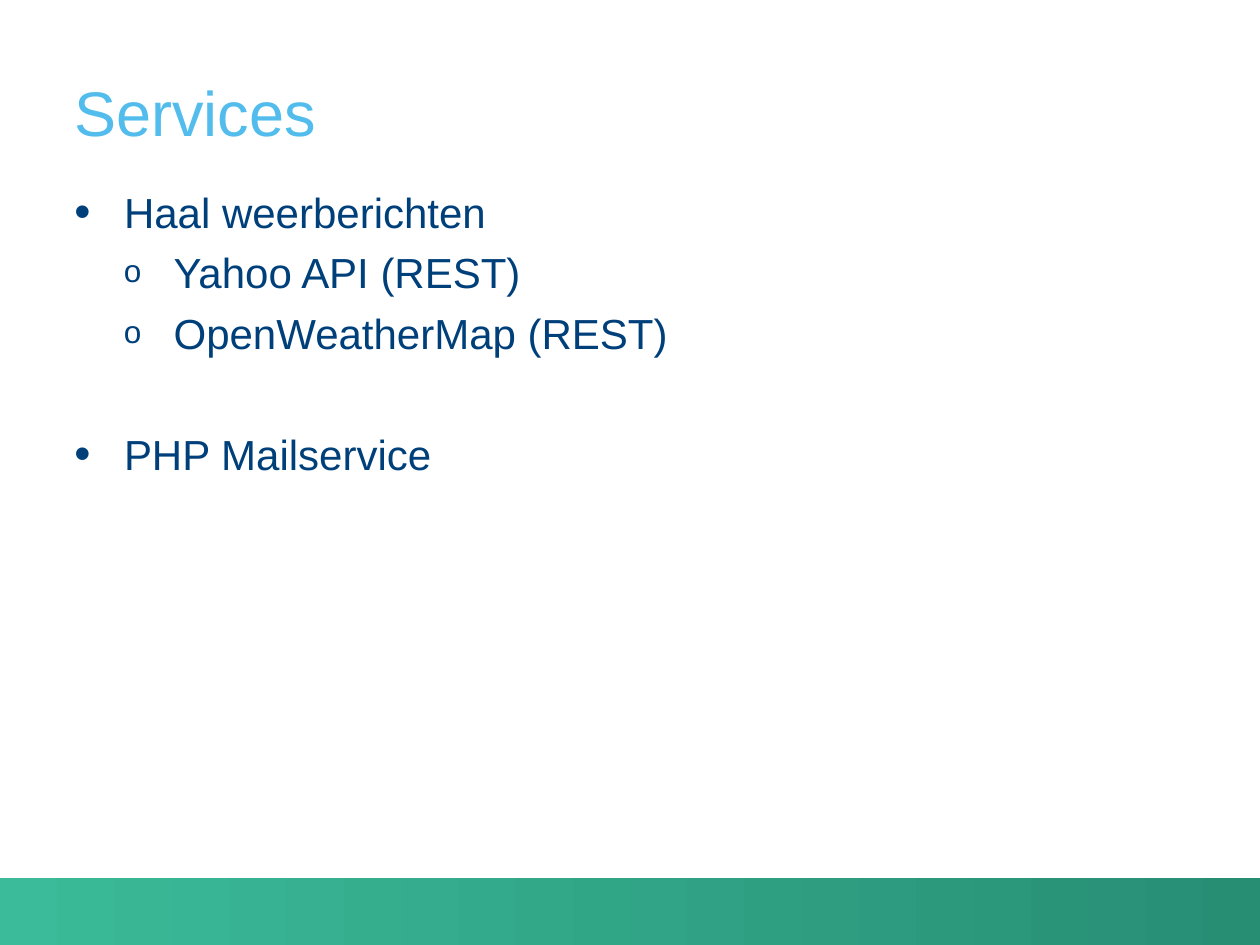
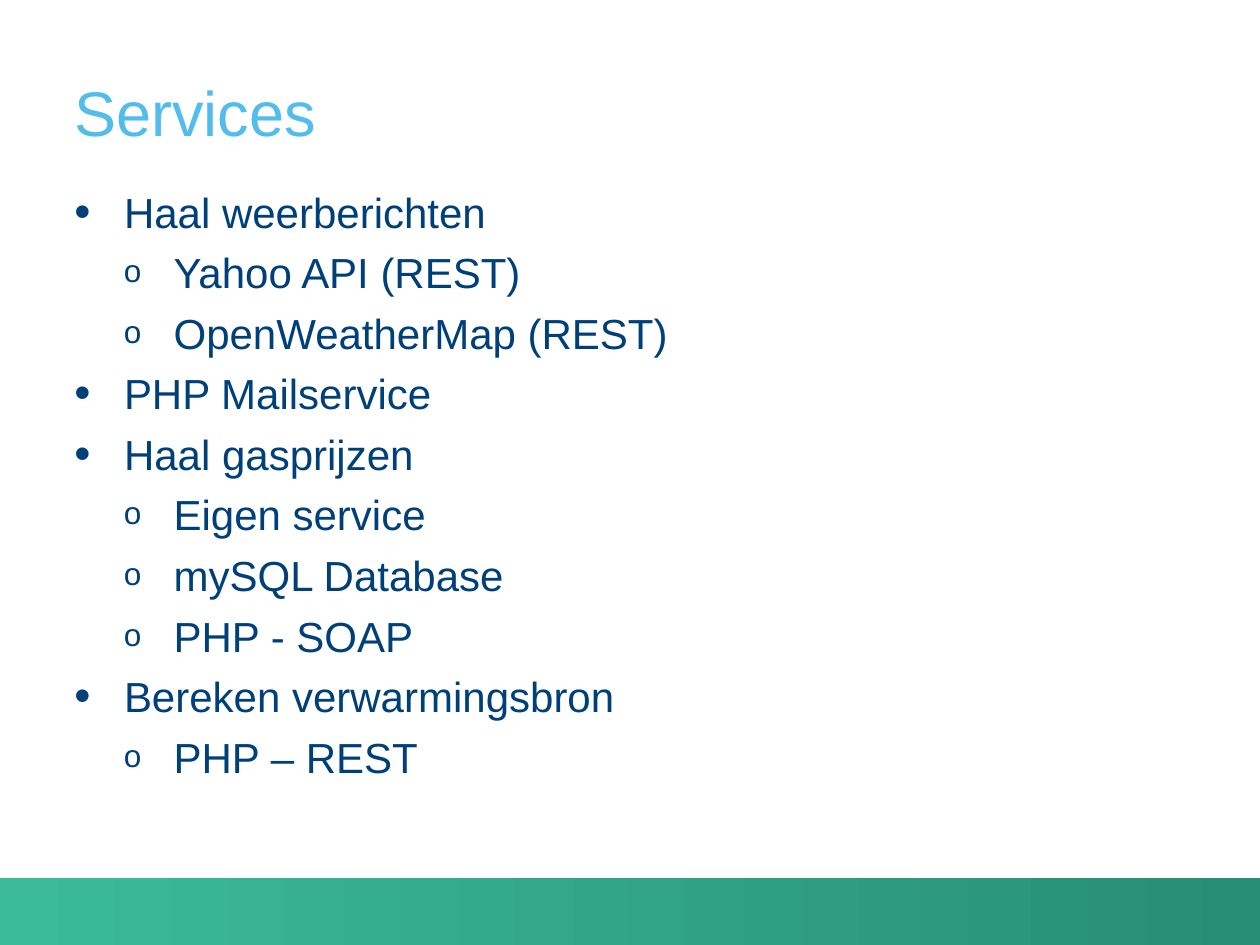
Before and after one commit to RobinMoons/soa, a slide deck: slide 5 of presentatie.pptx. Drawn at 1260x945 pixels with LibreOffice and Linux fonts; fonts in the diff are those of the drawing; background and template pictures are left out. Boxes give left, top, right and bottom in pixels: in the first picture for what was removed or moved away, otherwise in the second. Text is boxed around its words. In the diff, an @@ line names an element or a change of style, - is before the commit and + after.

```diff
--- a/presentatie.pptx
+++ b/presentatie.pptx
@@ text at (x1=124, y1=439, x2=614, y2=774): paragraphs added @@
+• Haal gasprijzen
+  o Eigen service
+  o mySQL Database
+  o PHP - SOAP
+• Bereken verwarmingsbron
+  o PHP – REST
```
Also in this commit, not shown: 1 other slide changed, 1 slide added.
